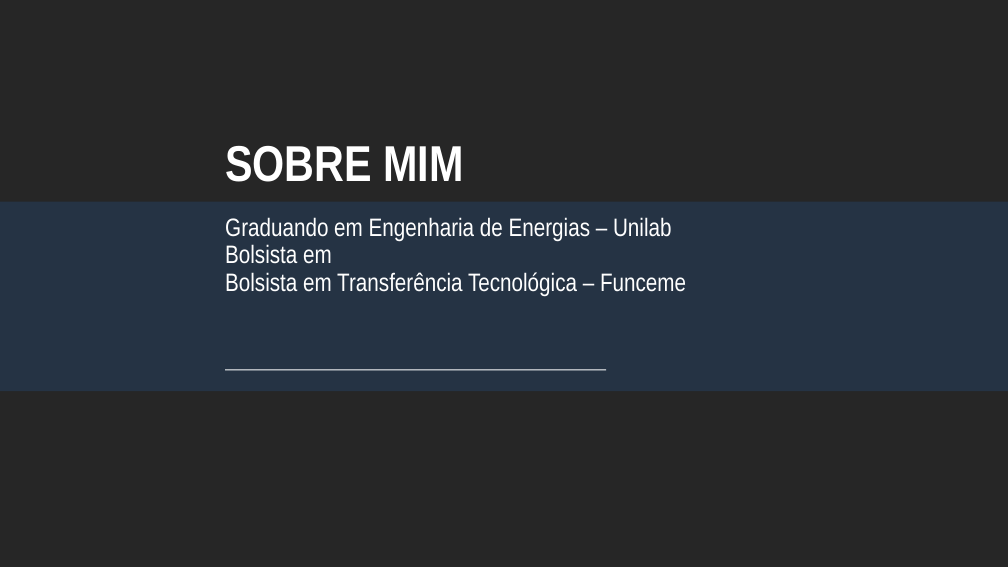
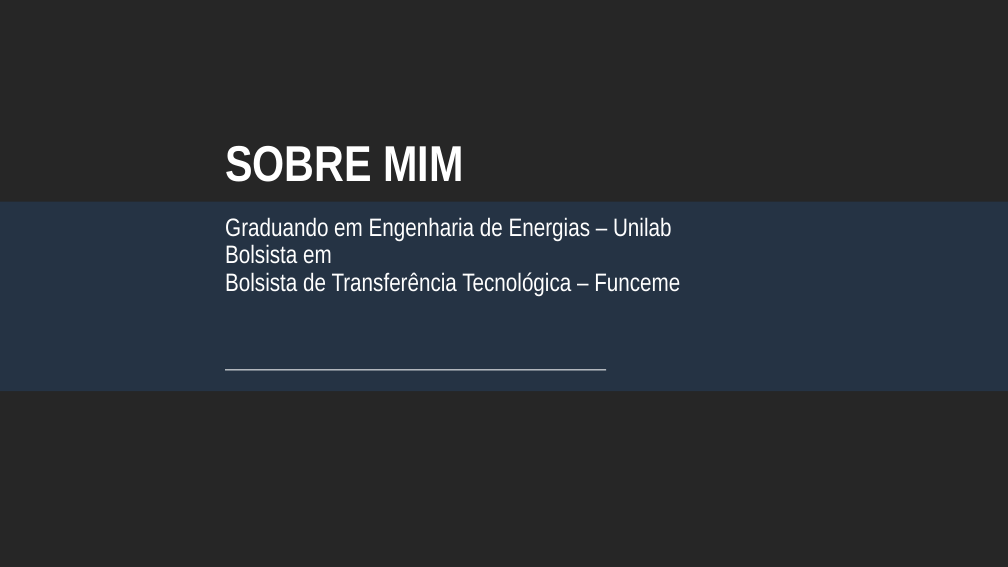
Before and after one commit to duartejr/python_engenharia_unilab, a slide deck: slide 2 of introdução.odp. Drawn at 1008x567 pixels with LibreOffice and Linux fonts; fonts in the diff are those of the drawing; background and template pictures are left out; a plain dark background stands for a picture behind light text. Boxes give left, top, right and bottom in pixels: in the first picture for what was removed or moved away, otherwise in the second. Text is boxed around its words. In the diff, an @@ line names an element or a change of style, - is before the commit and + after.

```diff
--- a/introdução.odp
+++ b/introdução.odp
@@ text at (225,272,680,297): text changed @@
-Bolsista em Transferência Tecnológica – Funceme
+Bolsista de Transferência Tecnológica – Funceme
```
Also in this commit, not shown: 1 other slide changed, 1 other file.
